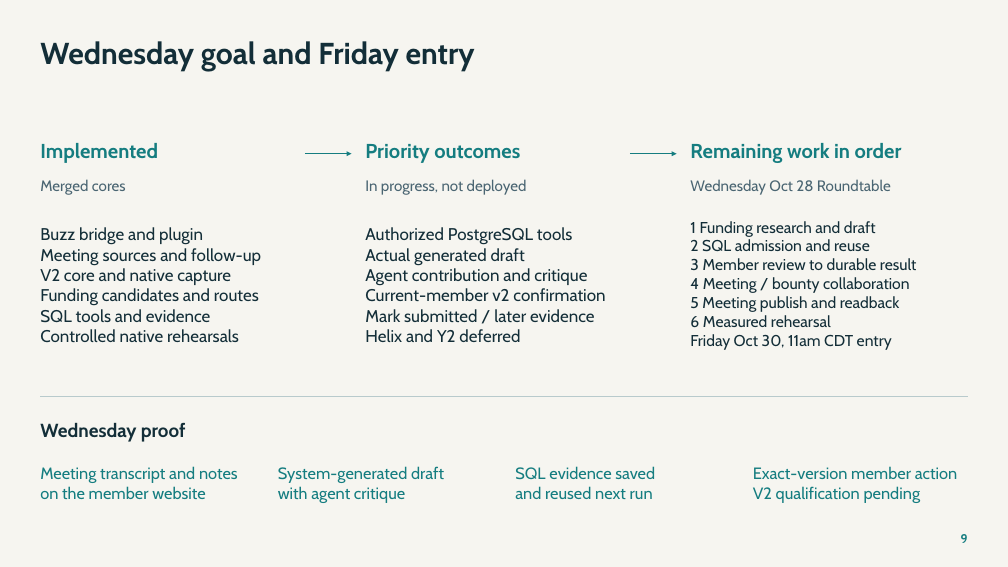
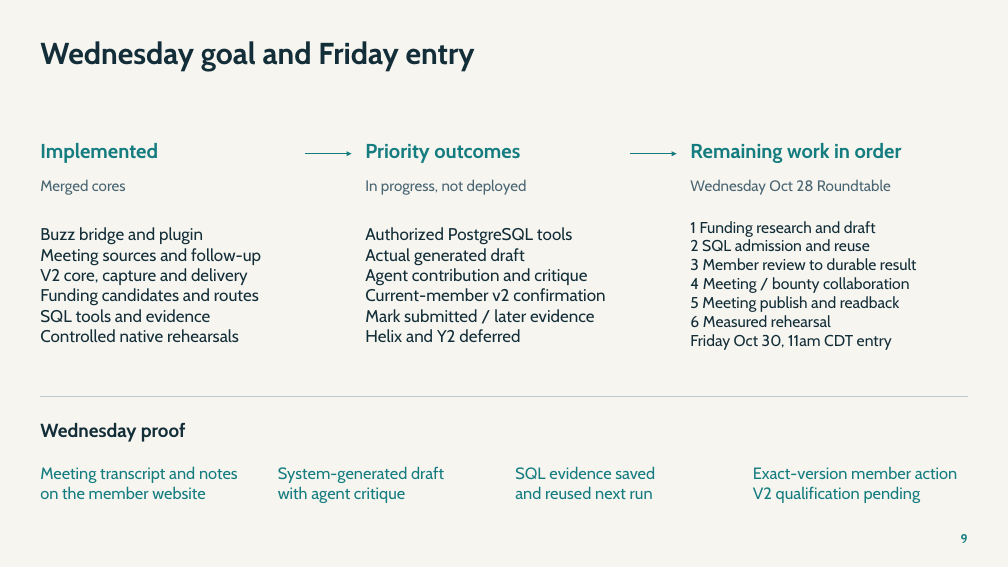
Before and after one commit to NetRxn/Inertia, a slide deck: slide 9 of Inertia-Architecture.pptx. Drawn at 1008x567 pixels with LibreOffice and Linux fonts; fonts in the diff are those of the drawing. Boxes give left, top, right and bottom in pixels: in the first picture for what was removed or moved away, otherwise in the second. Text is boxed around its words. In the diff, an @@ line names an element or a change of style, - is before the commit and + after.

Commit message:
docs: sync r25 native delivery and preproduction status

```diff
--- a/Inertia-Architecture.pptx
+++ b/Inertia-Architecture.pptx
@@ text at [40,268,248,285]: text changed @@
-V2 core and native capture
+V2 core, capture and delivery
```
Also in this commit, not shown: 1 other slide changed, 6 other files.
